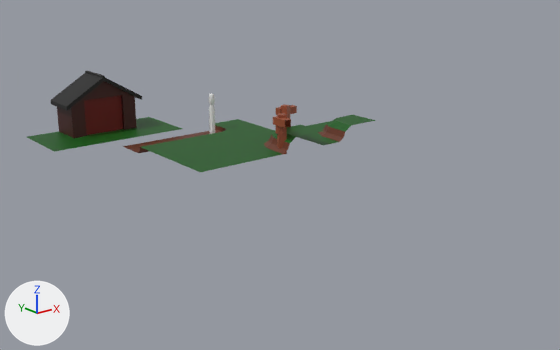
One commit to the Blender file Art/Tiles/Tiles.blend: the scene before it, then after it.
Both versions are drawn from a 50 mm camera at (-4.88, -7.64, 2.78) aimed at (0.82, -0.52, -0.06). The lights are fixed; the arrows at lower left show +X, +Y and +Z.

The first picture shows 'Barn', 'Barn mirror', 'Obstacle barrier corner', 'Obstacle corner', 'Plane', 'Plane.001', 'Plane.002'.
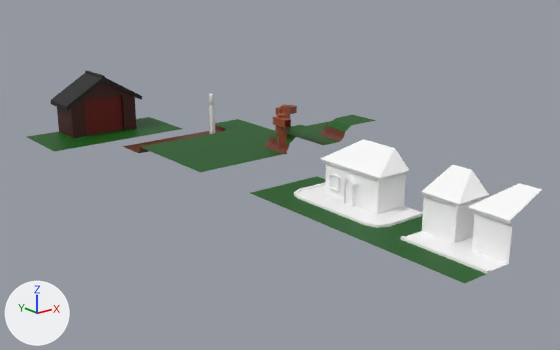
Where the change shows, as pixel boxes (x1, y1, x2, y2) in the pictures (560 x 350 px):
'cottag corner straight wall', added: after (379, 164, 542, 283)
'cottag corner flipped', added: after (308, 144, 423, 247)
'cottage corner', added: after (251, 139, 379, 217)
'cottage door', added: after (341, 175, 357, 207)
'cottage window', added: after (329, 174, 341, 192)

Diff of the bpy script that builds the scene:
```diff
--- a/Art/Tiles/Tiles.blend.py
+++ b/Art/Tiles/Tiles.blend.py
@@ me_plane_011 @@
+me_plane_011.from_pydata(...)  # 40 vertices, 25 faces; spans x 0.0..1.0, y 0.0..1.0, z 0.0..0.613
+me_plane_011.materials.append(mat_ubershader)
@@ me_cube_002 @@
+me_cube_002.from_pydata(...)  # 96 vertices, 85 faces; spans x -0.028..0.072, y -0.076..0.076, z 0.117..0.285
+me_cube_002.materials.append(mat_ubershader)
@@ me_cube_001 @@
+me_cube_001.from_pydata(...)  # 34 vertices, 28 faces; spans x -0.066..0.05, y -0.097..0.097, z 0.005..0.335
+me_cube_001.materials.append(mat_ubershader)
@@ me_plane_008 @@
+me_plane_008.from_pydata(...)  # 38 vertices, 25 faces; spans x 0.0..1.0, y 0.0..1.0, z 0.0..0.613
+me_plane_008.materials.append(mat_ubershader)
@@ me_plane_007 @@
+me_plane_007.from_pydata(...)  # 38 vertices, 25 faces; spans x 0.0..1.0, y 0.0..1.0, z 0.0..0.613
+me_plane_007.materials.append(mat_ubershader)
@@ ob_cottag_corner_straight_wall @@
+ob_cottag_corner_straight_wall = bpy.data.objects.new('cottag corner straight wall', me_plane_011)
+ob_cottag_corner_straight_wall.location = (0.0, -4.0, 0.0)
@@ ob_cottage_window @@
+ob_cottage_window = bpy.data.objects.new('cottage window', me_cube_002)
+ob_cottage_window.location = (0.6, -1.763, 0.0)
@@ ob_cottage_door @@
+ob_cottage_door = bpy.data.objects.new('cottage door', me_cube_001)
+ob_cottage_door.location = (0.6, -2.0, 0.0)
@@ ob_cottag_corner_flipped @@
+ob_cottag_corner_flipped = bpy.data.objects.new('cottag corner flipped', me_plane_008)
+ob_cottag_corner_flipped.location = (0.0, -3.0, 0.0)
@@ ob_cottage_corner @@
+ob_cottage_corner = bpy.data.objects.new('cottage corner', me_plane_007)
+ob_cottage_corner.location = (0.0, -2.0, 0.0)
```
